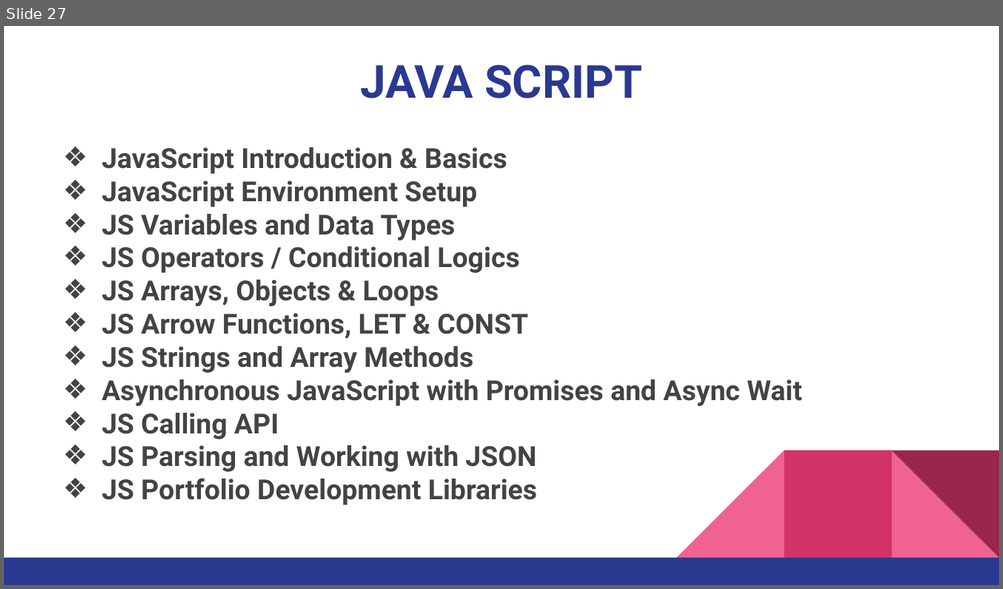
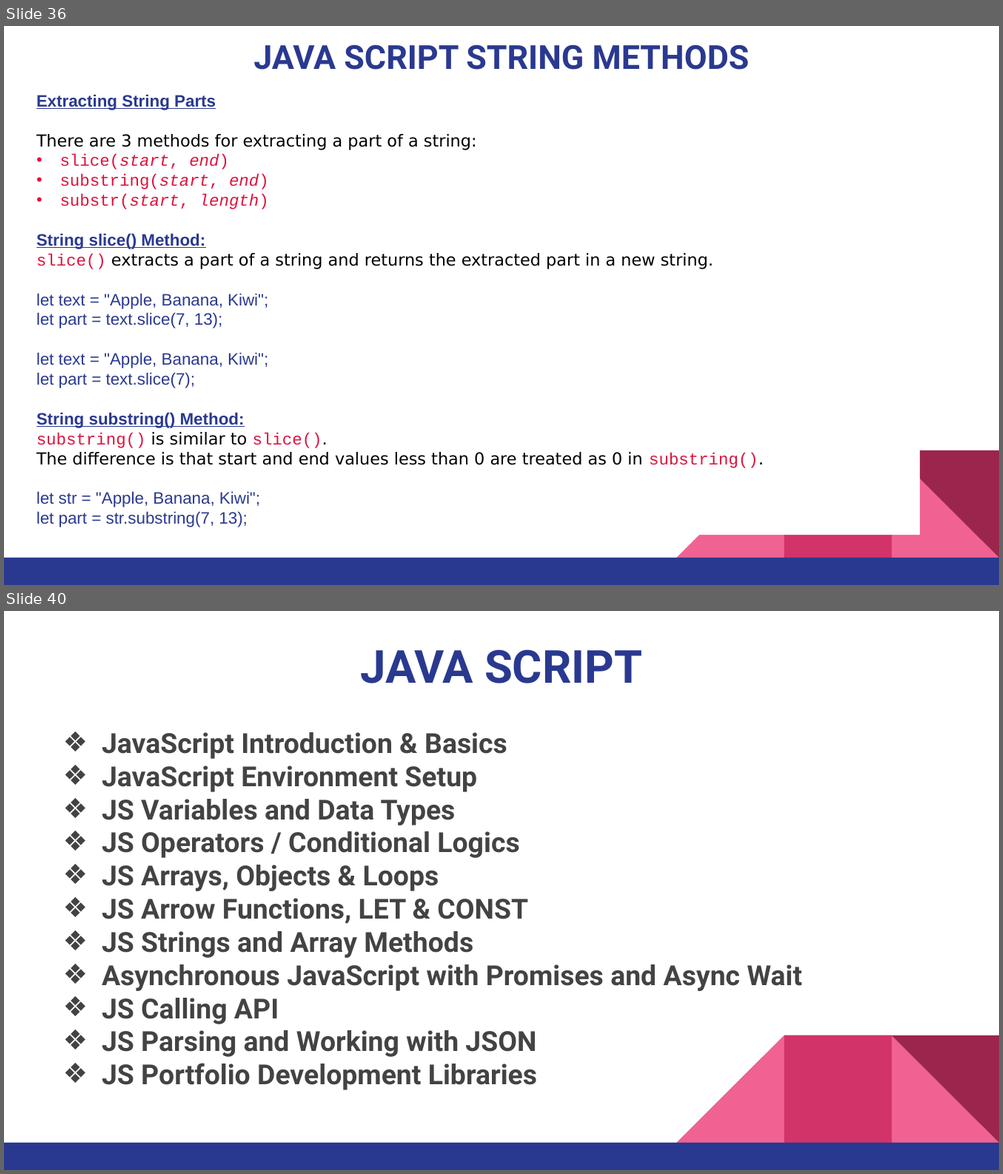
Before and after one commit to pnytrainingrepo/Webdevelopment, a slide deck: JavaScript.pptx. Shown one above the other, each under a label of ours: slide 27 before the commit, slides 36 and 40 after it; the slides between them are not shown. The pictures are 1003x589 and 1003x1174 pixels, drawn with LibreOffice and Linux fonts; fonts in the diff are those of the drawing. Boxes give left, top, right and bottom in pixels: in the first picture for what was removed or moved away, otherwise in the second. Text is boxed around its words. In the diff, an @@ line names an element or a change of style, - is before the commit and + after.

```diff
--- a/JavaScript.pptx
+++ b/JavaScript.pptx
@@ slide 36 added at [4, 26, 999, 585], background #FFFFFF; not listed: 5 template elements that a slide beside it also shows @@
@@ title added at [253, 44, 749, 70], 24 pt, text #2A3990, bold @@
+JAVA SCRIPT STRING METHODS
@@ text added at [37, 94, 763, 528], 12 pt, text #2A3990 @@
+Extracting String Parts
+There are 3 methods for extracting a part of a string:
+• slice(start, end)
+• substring(start, end)
+• substr(start, length)
+String slice() Method:
+slice() extracts a part of a string and returns the extracted part in a new string.
+let text = "Apple, Banana, Kiwi";
+let part = text.slice(7, 13);
+let text = "Apple, Banana, Kiwi";
+let part = text.slice(7);
+String substring() Method:
+substring() is similar to slice().
+The difference is that start and end values less than 0 are treated as 0 in substring().
+let str = "Apple, Banana, Kiwi";
+let part = str.substring(7, 13);
@@ what was slide 27 is now slide 40 @@
```
Also in this commit, not shown: 2 slides changed, 14 other slides added, 2 slides removed, 8 other files.
